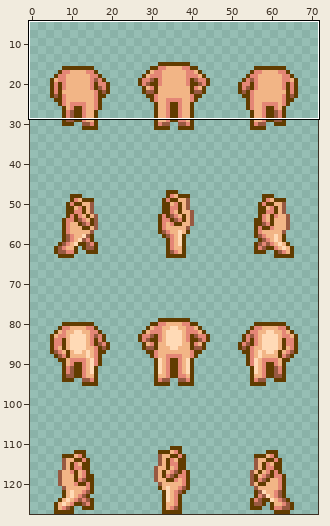
Edited in one commit: sprite sheet (collection/cabbit-bases/sprite/parts/body/PNG/24x32/body-m-heavy-tough-light.png). Above, an overview of the earlier version with the close-up marked.
Close-up. Earlier state:
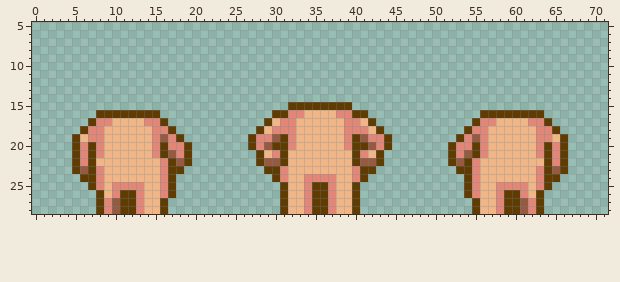
The file is 72x128 pixels. Shown: x 0..71, y 5..28. The wide view leaves out empty margins.
The result:
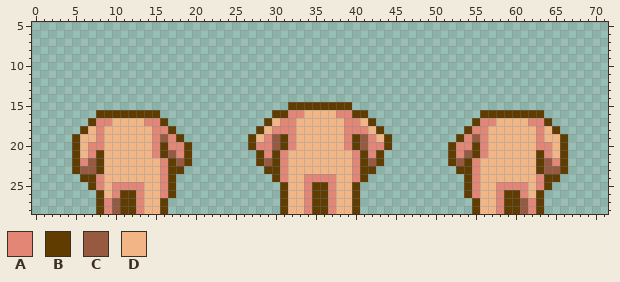
Palette (. is transparent): A #e48676  B #613c00  C #985941  D #f2b586
Author's note on the commit: Touch up arms on body-m-heavy-tough sprites
From old to new:
Colour A replaces colour B in row 20 at x 7 and 64; in row 21 at x 7, 31, 40 and 64; in row 22 at x 31 and 40.
Colour A replaces colour C in row 20 at x 29 and 42.
Colour A replaces colour D in row 21 at x 29 and 42.
Colour B replaces colour A in row 21 at x 8, 30, 41 and 63; in row 23 at x 8 and 63.
Colour B replaces colour C in row 22 at x 30 and 41.
Colour B replaces colour D in row 22 at x 8 and 63.
Colour C replaces colour B in row 20 at x 30 and 41; in rows 22 to 23 at x 7 and 64.
Colour D replaces colour A in row 18 at x 7 and 64; in row 19 at x 7, 28, 43 and 64; in rows 20 to 21 at x 6 and 65.
Pixel boxes of the changes (left, top, right, bottom) in both close-ups:
changed: (80, 126, 104, 174)
changed: (536, 126, 560, 174)
changed: (256, 134, 288, 166)
changed: (352, 134, 384, 166)
